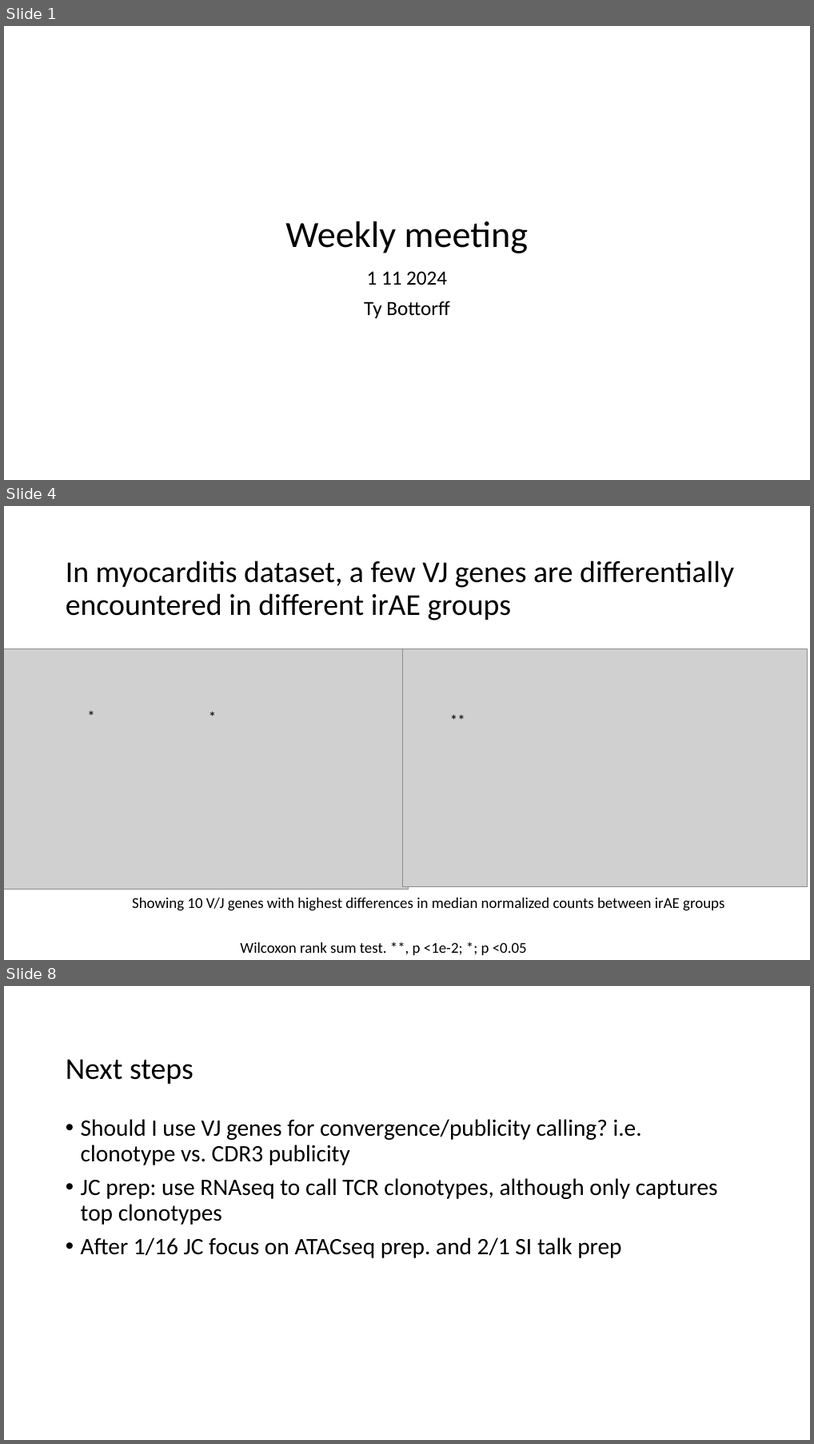
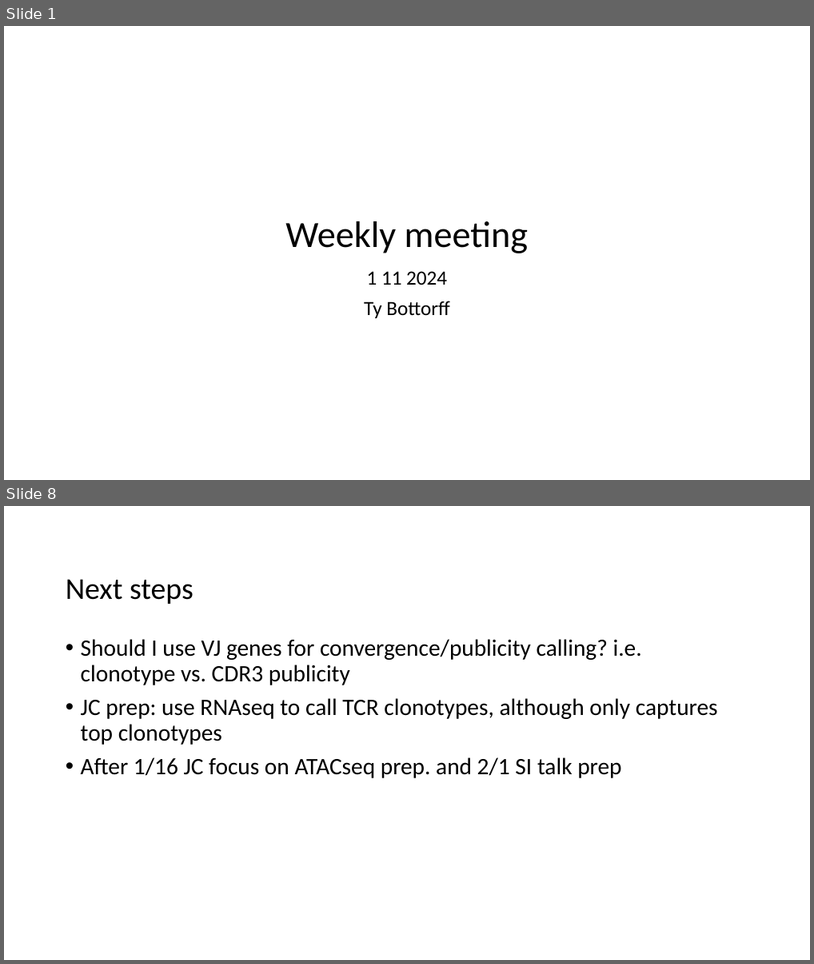
Before and after one commit to tybottorff/bottorffdocs, a slide deck: linsley_postdoc/presentations/weekly_meetings/1_11_24.pptx. Shown one above the other, each under a label of ours: slides 1, 4 and 8 before the commit, slides 1 and 8 after it; the slides between them are not shown. The pictures are 814x1444 and 814x964 pixels, drawn with LibreOffice and Linux fonts; fonts in the diff are those of the drawing; grey boxes stand for pictures. Boxes give left, top, right and bottom in pixels: in the first picture for what was removed or moved away, otherwise in the second. Text is boxed around its words. In the diff, an @@ line names an element or a change of style, - is before the commit and + after.

```diff
--- a/linsley_postdoc/presentations/weekly_meetings/1_11_24.pptx
+++ b/linsley_postdoc/presentations/weekly_meetings/1_11_24.pptx
@@ slide 4 removed at (x1=4, y1=506, x2=810, y2=960), background #FFFFFF @@
@@ title removed at (x1=66, y1=560, x2=734, y2=620) @@
-In myocarditis dataset, a few VJ genes are differentially encountered in different irAE groups
@@ picture removed at (x1=4, y1=648, x2=408, y2=889) @@
@@ picture removed at (x1=402, y1=648, x2=807, y2=887) @@
@@ text removed at (x1=82, y1=704, x2=126, y2=728) @@
-*
@@ text removed at (x1=203, y1=704, x2=248, y2=728) @@
-*
@@ text removed at (x1=445, y1=708, x2=489, y2=732) @@
-**
@@ text removed at (x1=132, y1=897, x2=725, y2=911) @@
-Showing 10 V/J genes with highest differences in median normalized counts between irAE groups
@@ text removed at (x1=240, y1=942, x2=527, y2=955) @@
-Wilcoxon rank sum test. **, p <1e-2; *; p <0.05
```
Also in this commit, not shown: 1 slide changed, 6 slides added, 4 other slides removed.
